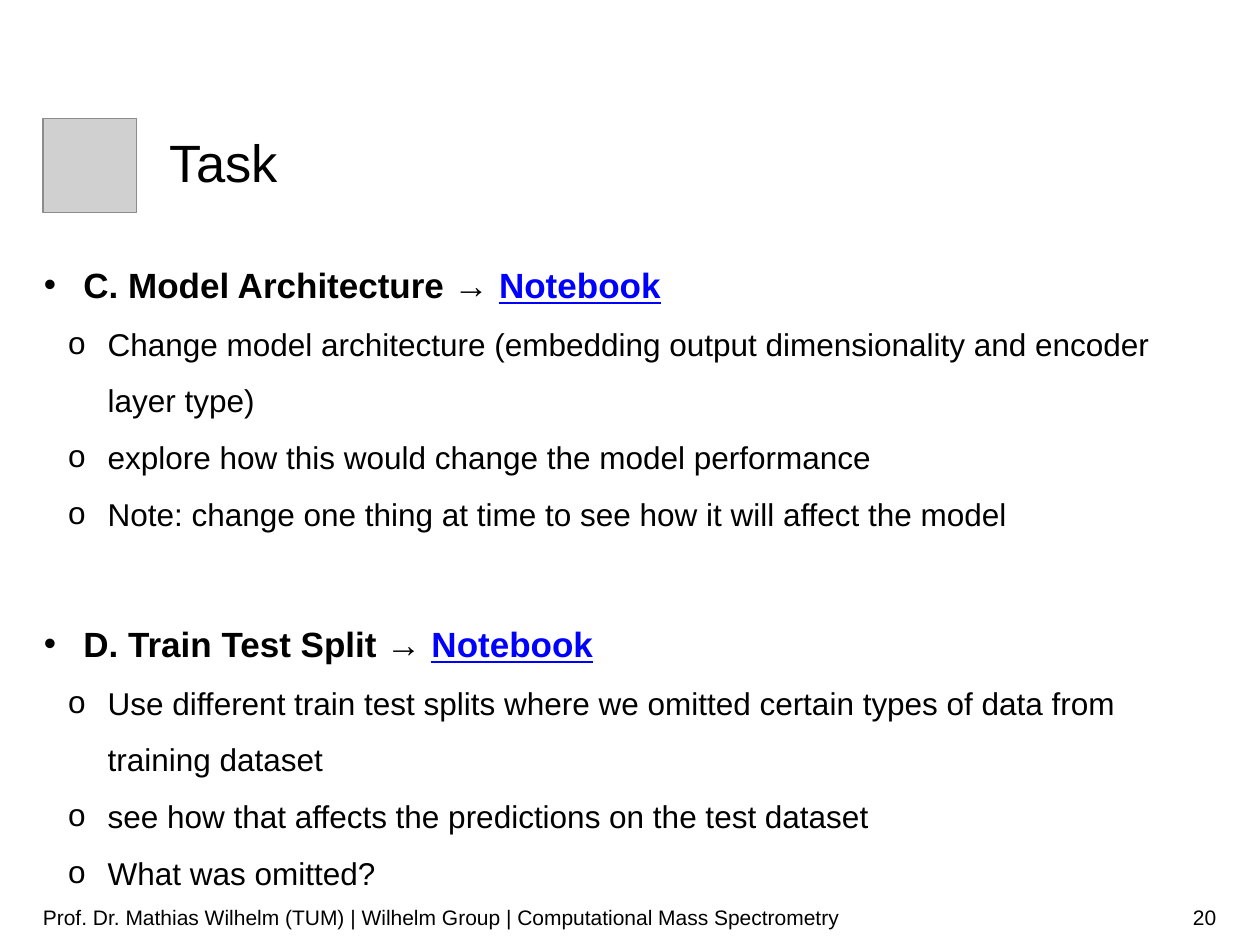
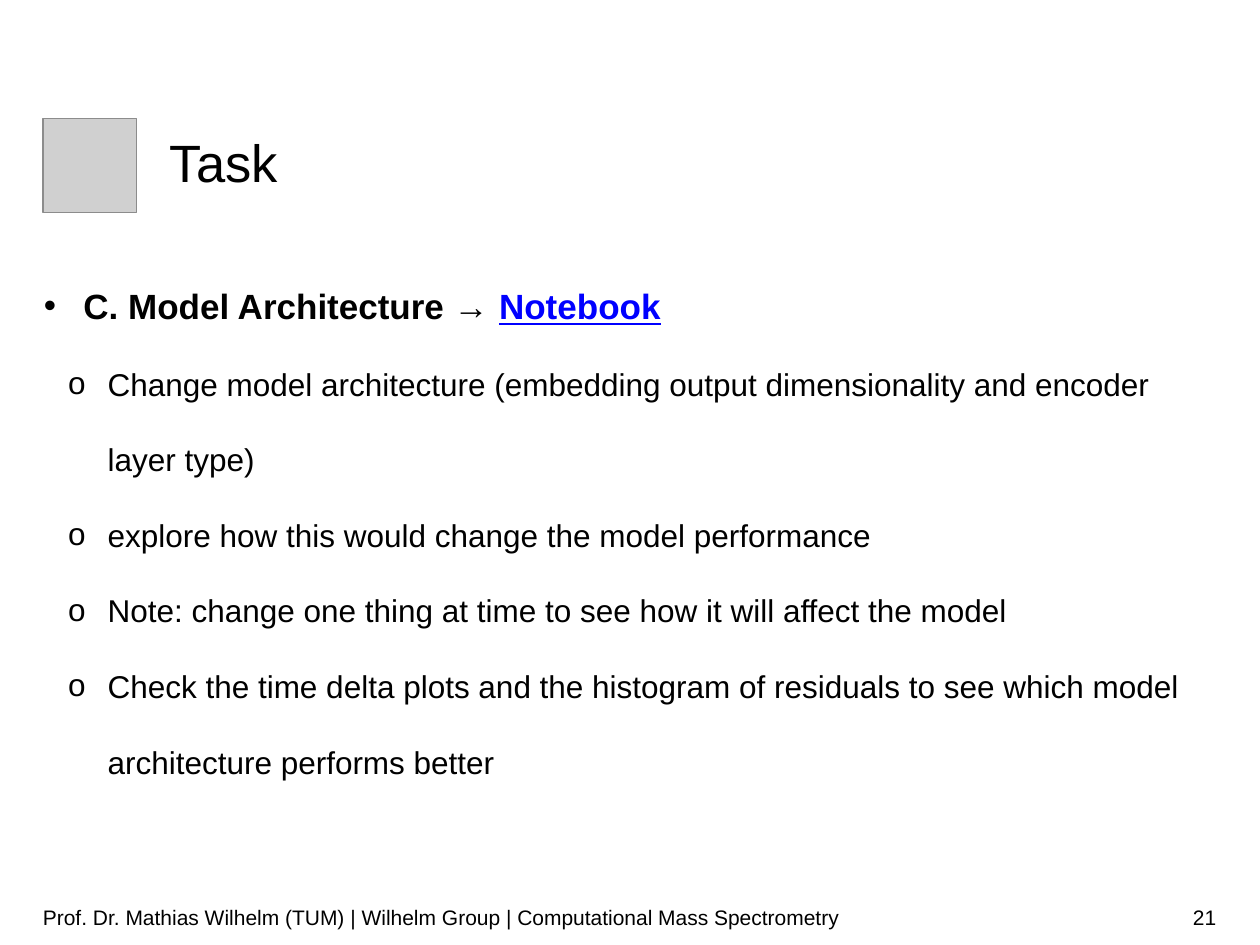
Before and after one commit to wilhelm-lab/dlomix-resources, a slide deck: slide 21 of 01_Intro_Slides_SummerSchool_Sep21.pptx (slide 20 before the commit). Drawn at 1260x945 pixels with LibreOffice and Linux fonts; fonts in the diff are those of the drawing; grey boxes stand for pictures; background and template pictures are left out. Boxes give left, top, right and bottom in pixels: in the first picture for what was removed or moved away, otherwise in the second. Text is boxed around its words. In the diff, an @@ line names an element or a change of style, - is before the commit and + after.

Commit message:
updated slides (task slides, removed mape)

```diff
--- a/01_Intro_Slides_SummerSchool_Sep21.pptx
+++ b/01_Intro_Slides_SummerSchool_Sep21.pptx
@@ text at [83, 293, 1149, 628]: line spacing 1.5 to 2 @@
@@ text at [108, 675, 1179, 780]: text changed @@
-• D. Train Test Split → Notebook
-  o Use different train test splits where we omitted certain types of data from training dataset
-  o see how that affects the predictions on the test dataset
-  o What was omitted?
+  o Check the time delta plots and the histogram of residuals to see which model architecture performs better
@@ page number at [1193, 910, 1216, 925]: text changed @@
-20
+21
```
Also in this commit, not shown: 1 other slide changed, 2 slides added.
